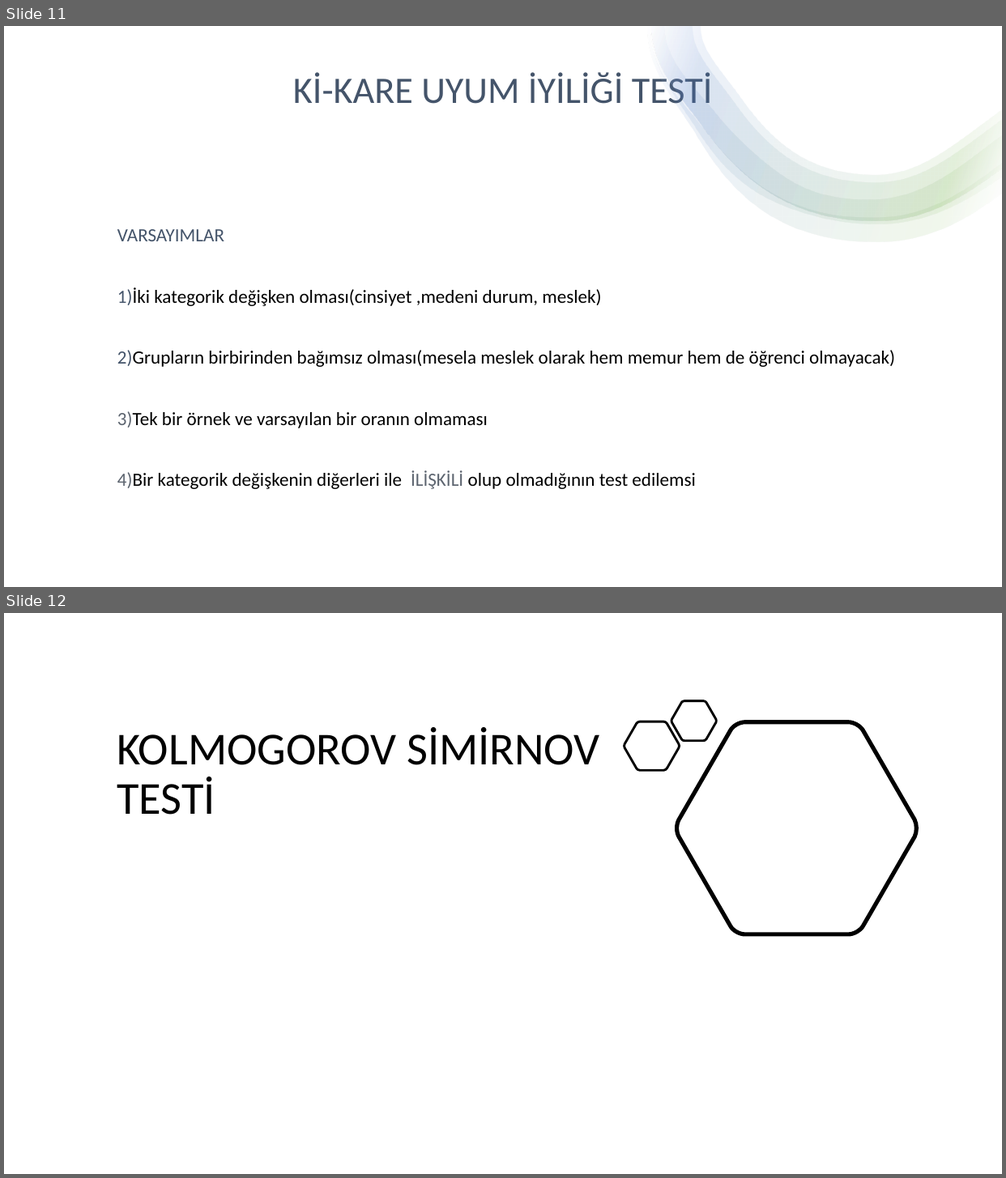
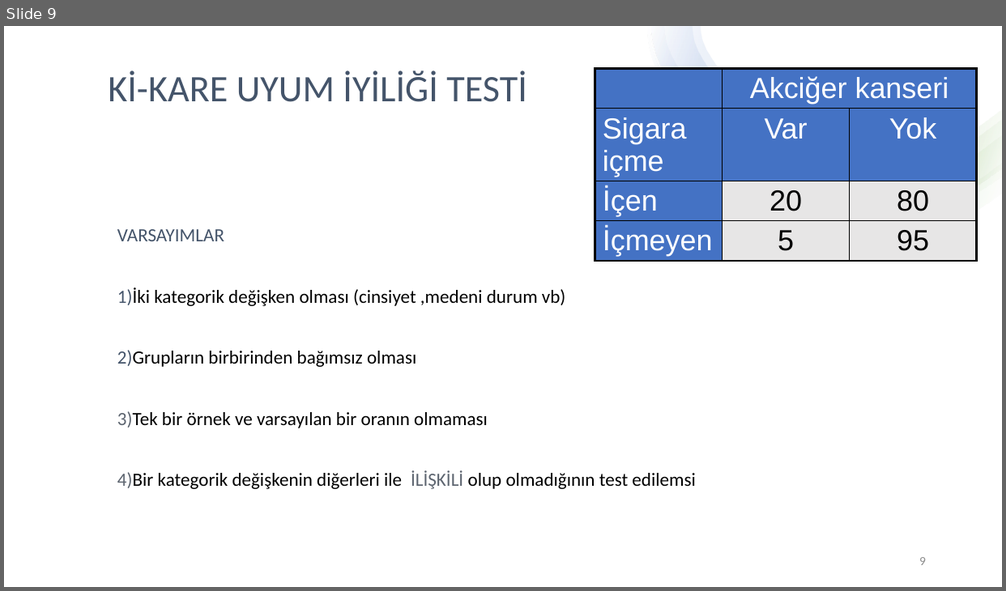
Before and after one commit to chnmzrkgithub/seminer, a slide deck: cihan.pptx. Shown one above the other, each under a label of ours: slides 11 and 12 before the commit, slide 9 after it. The pictures are 1006x1178 and 1006x591 pixels, drawn with LibreOffice and Linux fonts; fonts in the diff are those of the drawing. Boxes give left, top, right and bottom in pixels: in the first picture for what was removed or moved away, otherwise in the second. Text is boxed around its words. In the diff, an @@ line names an element or a change of style, - is before the commit and + after.

```diff
--- a/cihan.pptx
+++ b/cihan.pptx
@@ slide 12 removed at bbox=[4, 613, 1002, 1174], background #FFFFFF @@
@@ freeform shape removed at bbox=[671, 701, 717, 741] @@
@@ title removed at bbox=[117, 727, 599, 815] @@
-KOLMOGOROV SİMİRNOV TESTİ
@@ freeform shape removed at bbox=[624, 722, 680, 770] @@
@@ freeform shape removed at bbox=[677, 722, 917, 935] @@
@@ what was slide 11 is now slide 9 @@
@@ slide 9 changed as well @@
@@ text "Kİ-KARE UYUM İYİLİĞİ TESTİ": place and size @@
-text "Kİ-KARE UYUM İYİLİĞİ TESTİ" at bbox=[293, 72, 713, 104]
+text "Kİ-KARE UYUM İYİLİĞİ TESTİ" at bbox=[108, 71, 527, 102]
@@ text "Kİ-KARE UYUM İYİLİĞİ TESTİ" at bbox=[108, 71, 527, 102]: alignment centre to left @@
@@ table added at bbox=[595, 69, 978, 273], 4 rows, 3 columns @@
+ | Akciğer kanseri | 
+Sigara içme | Var | Yok
+İçen | 20 | 80
+İçmeyen | 5 | 95
@@ text at bbox=[117, 288, 566, 367]: text changed @@
-1)İki kategorik değişken olması(cinsiyet ,medeni durum, meslek)
-2)Grupların birbirinden bağımsız olması(mesela meslek olarak hem memur hem de öğrenci olmayacak)
+1)İki kategorik değişken olması (cinsiyet ,medeni durum vb)
+2)Grupların birbirinden bağımsız olması
@@ page number added at bbox=[919, 557, 926, 565], 12 pt, text #8C8C8C @@
+9
```
Also in this commit, not shown: 10 other slides changed, 2 slides added, 2 other files.
